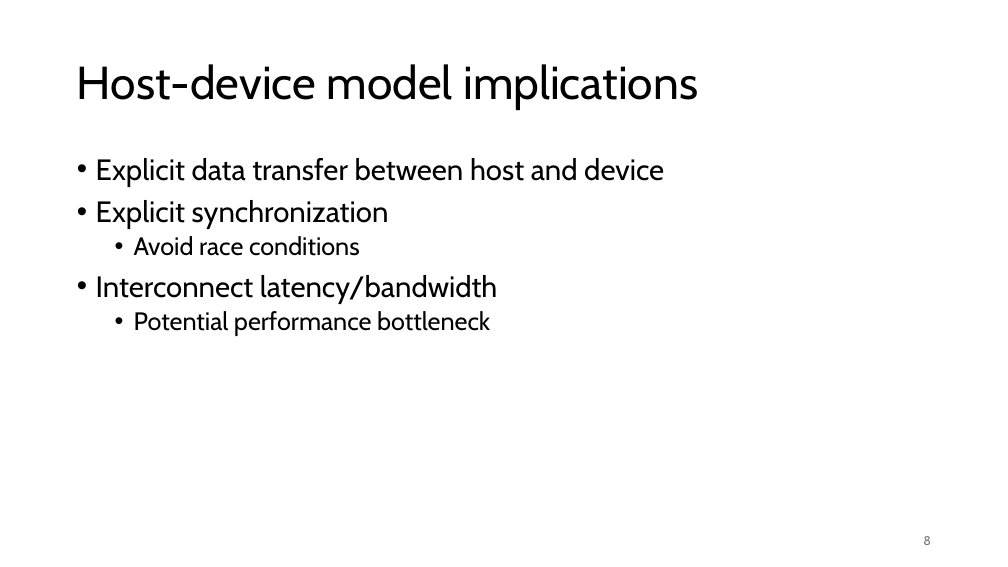
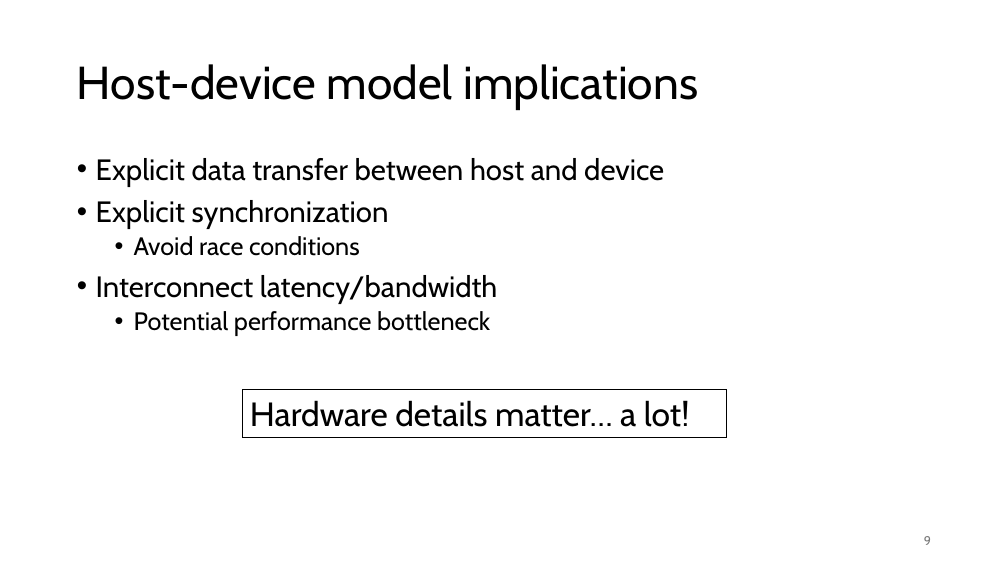
Before and after one commit to gjbex/Python-on-GPUs, a slide deck: slide 9 of python_on_gpus.pptx (slide 8 before the commit). Drawn at 1008x567 pixels with LibreOffice and Linux fonts; fonts in the diff are those of the drawing. Boxes give left, top, right and bottom in pixels: in the first picture for what was removed or moved away, otherwise in the second. Text is boxed around its words. In the diff, an @@ line names an element or a change of style, - is before the commit and + after.

Commit message:
Add programming model slides

```diff
--- a/python_on_gpus.pptx
+++ b/python_on_gpus.pptx
@@ rectangle added at (243, 389, 727, 438), outline #000000 0.75 pt, 32 pt, text #000000 @@
+Hardware details matter… a lot!
@@ page number at (924, 536, 931, 545): text changed @@
-8
+9
```
Also in this commit, not shown: 4 other slides changed, 9 slides added.
